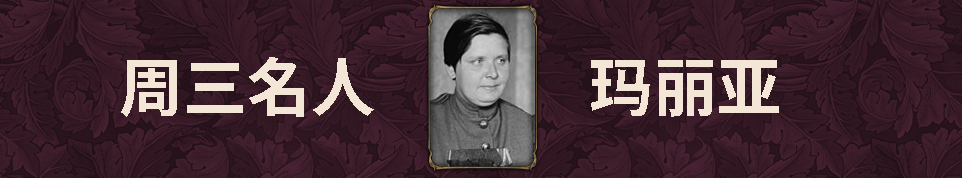
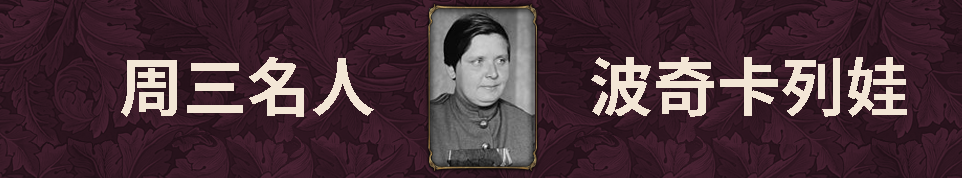
Before/after of a 962x178 layered artwork. What changed in the layer stack:
renamed "玛丽亚" to "波奇卡列娃", painted on it over (591, 57, 907, 117)
